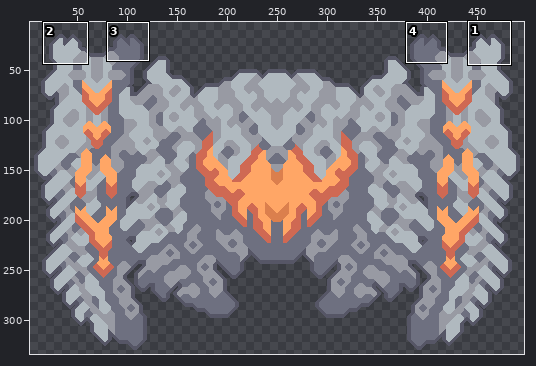
Sprite sheet, stored at sprites/units/full/legion-full.png. Above, an overview of the earlier version with the close-up marked.
Close-up. Before the edit:
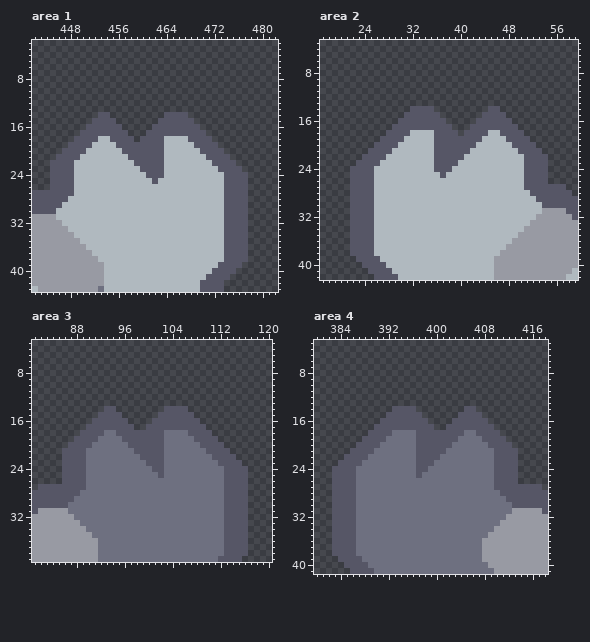
The file is 500x340 pixels. Shown: area 1: x 442..482, y 2..43; area 2: x 17..59, y 3..42; area 3: x 81..120, y 3..39; area 4: x 380..418, y 3..41. The wide view leaves out empty margins. The commit also changed other parts of the picture, which this record leaves out.
After:
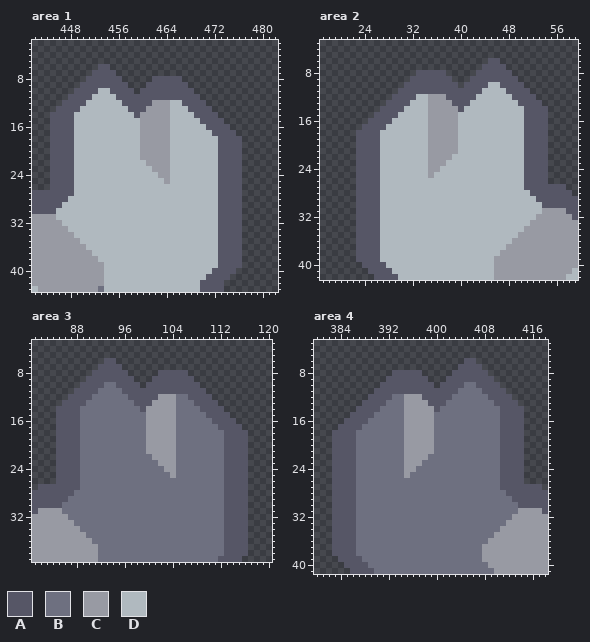
Palette (. is transparent): A #565666  B #6e7080  C #989aa3  D #b0b9bf
Change:
Changed rows in their new state; - is an unchanged pixel.
Area 1:
first column x 445:
 6 --------AA-----------------------
 7 -------AAAA----------------------
 8 ------AAAAAA-----AAAAA-----------
 9 -----AAAAAAAA---AAAAAAA----------
10 ----AAAADDAAAA-AAAAAAAAA---------
11 ---AAAADDDDAAAAAAAAAAAAAA--------
12 --AAAADDDDDDAAAAACCCDDAAAA-------
13 -AAAADDDDDDDDAAACCCCDDDAAAA------
14 AAAADDDDDDDDDDACCCCCDDDDAAAA-----
15 AAAADDDDDDDDDDDCCCCCDDDDDAAAA----
16 AAAADDDDDDDDDDDCCCCCDDDDDDAAAA---
17 AAAADDDDDDDDDDDCCCCCDDDDDDDAAAA--
18 AAAADDDD--DDDDDCCCCC---DDDDDAAAA-
19 AAA-DDD----DDDDCCCCC----DDDDAAAA-
20 AA--DD------DDDCCCCC-----DDD-AAA-
21 A---D--------DDCCCCC------DD--AA-
22 --------------DDCCCC-------D---A-
23 ---------------DDCCC-------------
24 ----------------DDCC--------A---.
25 -----------------D-C--------A---.
26 ----------------------------A---.
27 ----------------------------A---.
28 ----------------------------A---.
29 ----------------------------A---.
30 ----------------------------A---.
31 ----------------------------A---.
32 ----------------------------A---.
33 ----------------------------A---.
34 ----------------------------A---.
35 ----------------------------A---.
36 ----------------------------A---.
37 ----------------------------A---.
38 ----------------------------A---.
Area 2:
first column x 22:
 6 -----------------------AA--------
 7 ----------------------AAAA-------
 8 -----------AAAAA-----AAAAAA------
 9 ----------AAAAAAA---AAAAAAAA-----
10 ---------AAAAAAAAA-AAAADDAAAA----
11 --------AAAAAAAAAAAAAADDDDAAAA---
12 -------AAAADDCCCAAAAADDDDDDAAAA--
13 ------AAAADDDCCCCAAADDDDDDDDAAAA-
14 -----AAAADDDDCCCCCADDDDDDDDDDAAAA
15 ----AAAADDDDDCCCCCDDDDDDDDDDDAAAA
16 ---AAAADDDDDDCCCCCDDDDDDDDDDDAAAA
17 --AAAADDDDDDDCCCCCDDDDDDDDDDDAAAA
18 -AAAADDDDD---CCCCCDDDDD--DDDDAAAA
19 -AAAADDDD----CCCCCDDDD----DDD-AAA
20 -AAA-DDD-----CCCCCDDD------DD--AA
21 -AA--DD------CCCCCDD--------D---A
22 -A---D-------CCCCDD--------------
23 -------------CCCDD---------------
24 .---A--------CCDD----------------
25 .---A--------C-D-----------------
26 .---A----------------------------
27 .---A----------------------------
28 .---A----------------------------
29 .---A----------------------------
30 .---A----------------------------
31 .---A----------------------------
32 .---A----------------------------
33 .---A----------------------------
34 .---A----------------------------
35 .---A----------------------------
36 .---A----------------------------
37 .---A----------------------------
38 .---A----------------------------
Area 3:
first column x 85:
 6 --------AA----------------------
 7 -------AAAA---------------------
 8 ------AAAAAA-----AAAAA----------
 9 -----AAAAAAAA---AAAAAAA---------
10 ----AAAABBAAAA-AAAAAAAAA--------
11 ---AAAABBBBAAAAAAAAAAAAAA-------
12 --AAAABBBBBBAAAAACCCBBAAAA------
13 -AAAABBBBBBBBAAACCCCBBBAAAA-----
14 AAAABBBBBBBBBBACCCCCBBBBAAAA----
15 AAAABBBBBBBBBBBCCCCCBBBBBAAAA---
16 AAAABBBBBBBBBBBCCCCCBBBBBBAAAA--
17 AAAABBBBBBBBBBBCCCCCBBBBBBBAAAA-
18 AAAABBBB--BBBBBCCCCC--BBBBBBAAAA
19 AAA-BBB----BBBBCCCCC---BBBBBAAAA
20 AA--BB------BBBCCCCC----BBBBAAAA
21 A---B--------BBCCCCC-----BBB-AAA
22 A---B---------BBCCCC------BB--AA
23 A---B----------BBCCC-------B---A
24 A---B-----------BBCC------------
25 A---B------------B-C------------
26 A---B---------------------------
27 ----B---------------------------
28 ---B----------------------------
29 --B-----------------------------
30 -B------------------------------
31 -B------------------------------
32 --B-----------------------------
33 ---B----------------------------
34 ----B---------------------------
35 -----B--------------------------
36 ------B-------------------------
Area 4:
first column x 383:
 6 ----------------------AA--------
 7 ---------------------AAAA-------
 8 ----------AAAAA-----AAAAAA------
 9 ---------AAAAAAA---AAAAAAAA-----
10 --------AAAAAAAAA-AAAABBAAAA----
11 -------AAAAAAAAAAAAAABBBBAAAA---
12 ------AAAABBCCCAAAAABBBBBBAAAA--
13 -----AAAABBBCCCCAAABBBBBBBBAAAA-
14 ----AAAABBBBCCCCCABBBBBBBBBBAAAA
15 ---AAAABBBBBCCCCCBBBBBBBBBBBAAAA
16 --AAAABBBBBBCCCCCBBBBBBBBBBBAAAA
17 -AAAABBBBBBBCCCCCBBBBBBBBBBBAAAA
18 AAAABBBBBB--CCCCCBBBBB--BBBBAAAA
19 AAAABBBBB---CCCCCBBBB----BBB-AAA
20 AAAABBBB----CCCCCBBB------BB--AA
21 AAA-BBB-----CCCCCBB--------B---A
22 AA--BB------CCCCBB---------B---A
23 A---B-------CCCBB----------B---A
24 ------------CCBB-----------B---A
25 ------------C-B------------B---A
26 ---------------------------B---A
27 ---------------------------B----
28 ----------------------------B---
29 -----------------------------B--
30 ------------------------------B-
31 ------------------------------B-
32 -----------------------------B--
33 ----------------------------B---
34 ---------------------------B----
35 --------------------------B-----
36 -------------------------B------
Changed places in both close-ups, as pixel boxes (x1, y1, x2, y2):
changed: (50, 64, 248, 262)
changed: (350, 58, 548, 256)
changed: (56, 358, 248, 544)
changed: (332, 358, 524, 544)
